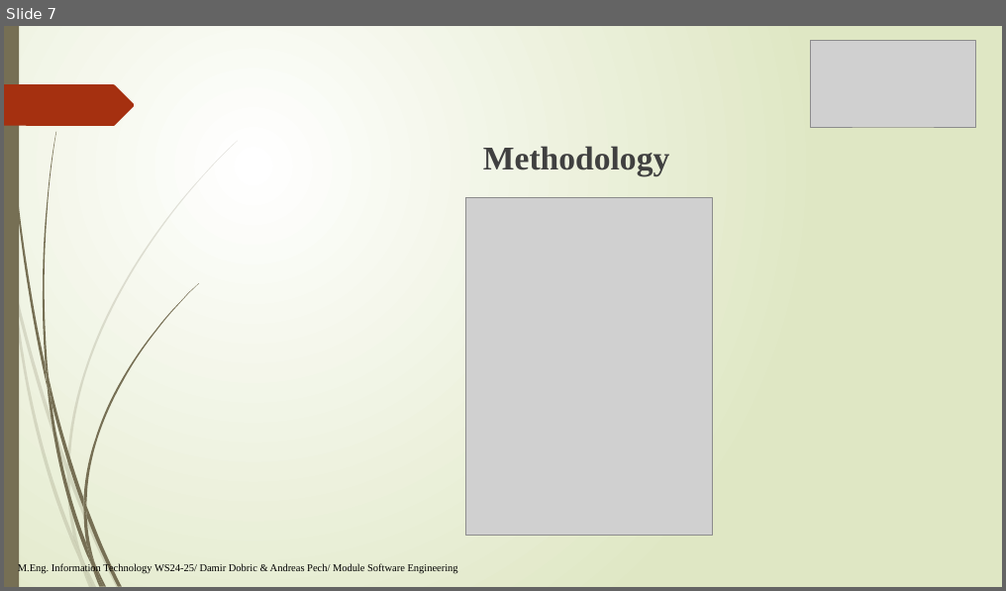
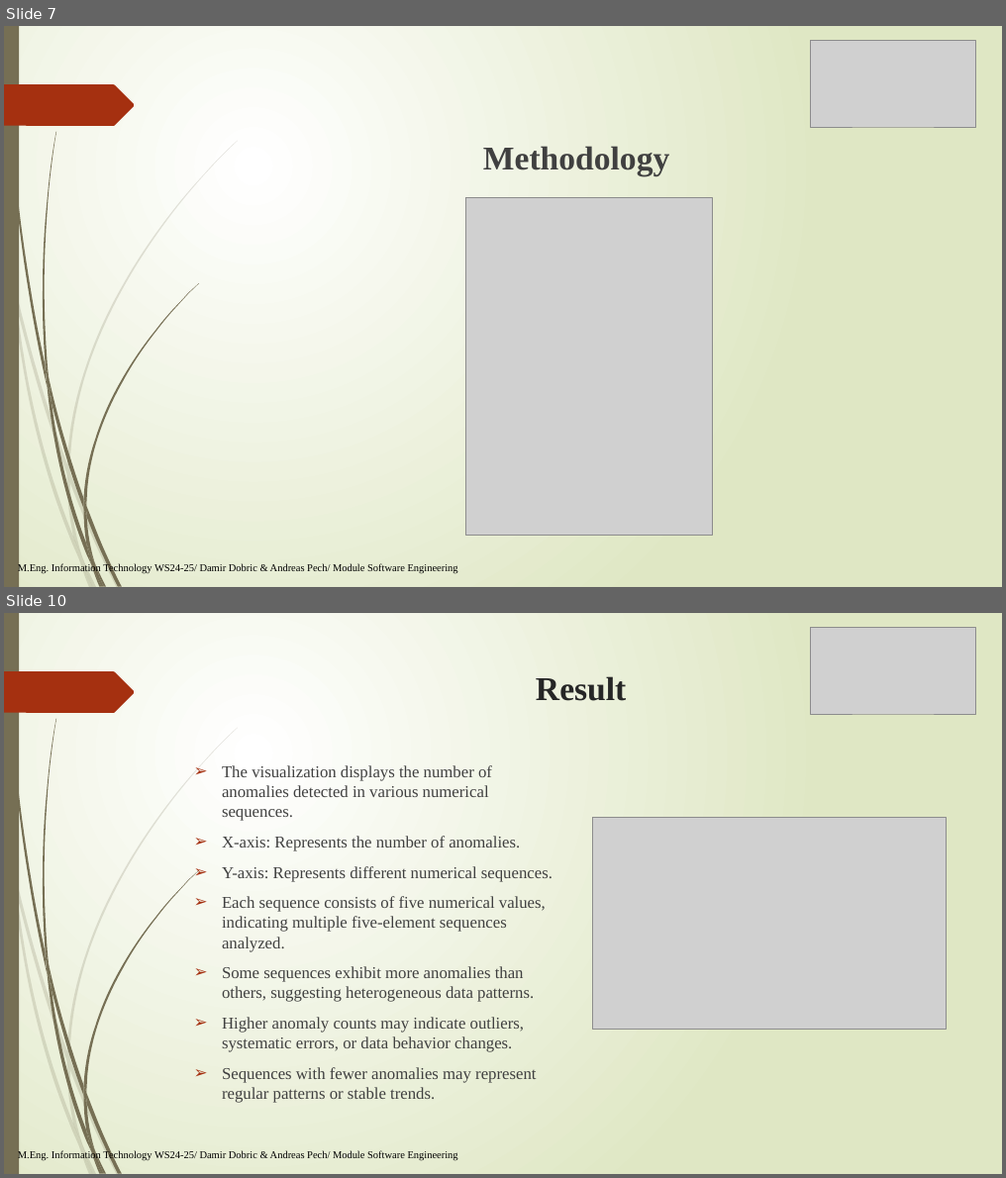
Before and after one commit to sohelranalive/neocortexapi-CodeHive, a slide deck: source/MySEProject/Documentation/PresentationFile_CodeHive.pptx. Shown one above the other, each under a label of ours: slide 7 before the commit, slides 7 and 10 after it; the slides between them are not shown. The pictures are 1006x591 and 1006x1178 pixels, drawn with LibreOffice and Linux fonts; fonts in the diff are those of the drawing; grey boxes stand for pictures. Boxes give left, top, right and bottom in pixels: in the first picture for what was removed or moved away, otherwise in the second. Text is boxed around its words. In the diff, an @@ line names an element or a change of style, - is before the commit and + after.

Commit message:
added result discussion on ppt

```diff
--- a/source/MySEProject/Documentation/PresentationFile_CodeHive.pptx
+++ b/source/MySEProject/Documentation/PresentationFile_CodeHive.pptx
@@ slide 10 added at box(4, 613, 1002, 1174), background gradient #FFFFFF to #DFE8C4; not listed: 24 template elements that a slide beside it also shows @@
@@ picture added at box(811, 627, 976, 714) @@
@@ title added at box(536, 676, 626, 701), 32 pt, text #262626, bold @@
+Result
@@ text added at box(222, 765, 552, 1103), 16 pt, text #404040 @@
+➢ The visualization displays the number of anomalies detected in various numerical sequences.
+➢ X-axis: Represents the number of anomalies.
+➢ Y-axis: Represents different numerical sequences.
+➢ Each sequence consists of five numerical values, indicating multiple five-element sequences analyzed.
+➢ Some sequences exhibit more anomalies than others, suggesting heterogeneous data patterns.
+➢ Higher anomaly counts may indicate outliers, systematic errors, or data behavior changes.
+➢ Sequences with fewer anomalies may represent regular patterns or stable trends.
@@ picture added at box(592, 818, 945, 1030) @@
@@ text added at box(18, 1152, 458, 1162), 10 pt, text #000000 @@
+M.Eng. Information Technology WS24-25/ Damir Dobric & Andreas Pech/ Module Software Engineering
```
Also in this commit, not shown: 3 slides changed, 6 other slides added.
